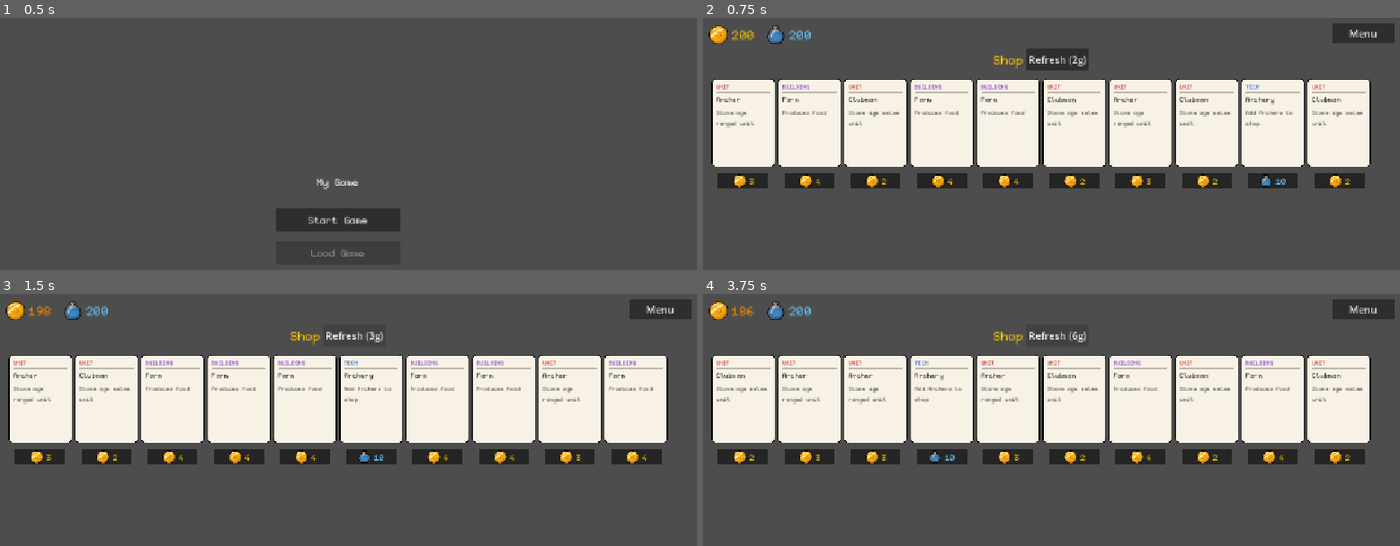
Above: before the commit, frames 1-4 (two rows, left to right).
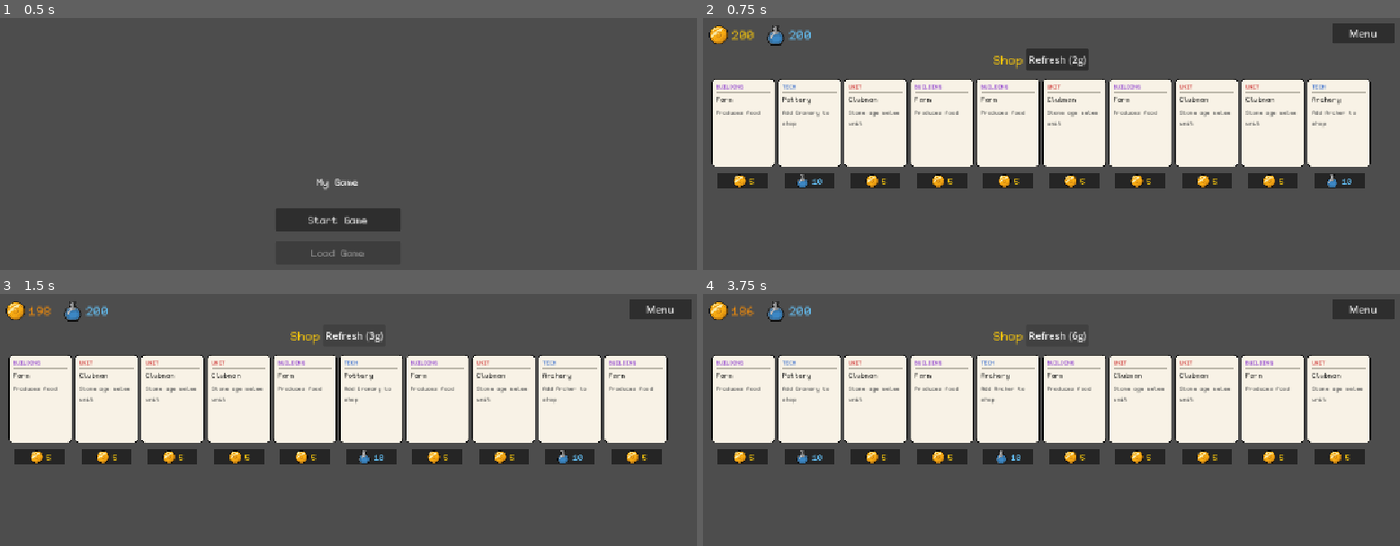
Above: after the commit, the same moments.

Repository: maomoney/proj2
Game: Godot game, scene res://main.tscn
The game is run twice, just before and just after one commit, with the same random seed, the same clock (stepped at 60 frames per second) and the same inputs.
Inputs:
- Up to frame 1 (0.5 s): no input
- Up to frame 2 (0.75 s): click "Start Game" at 0.5 s
- Up to frame 3 (1.5 s): click "Refresh (2g)" at 1.25 s
- Up to frame 4 (3.75 s): click "Refresh (3g)" at 2 s; click "Refresh (4g)" at 2.75 s; click "Refresh (5g)" at 3.5 s

Frame 1 is identical in both runs. In frame 2, 1.4% of the frame differs, in the area x 1-95%, y 2-68%; in frame 3, 1.3%; in frame 4, 1.7%, in the area x 1-93%, y 2-68%.

Commit message:
techs

Diff:
--- a/card_data.gd
+++ b/card_data.gd
@@ -4,12 +4,13 @@
 	"clubman": {
 		"name":        "Clubman",
 		"description": "Stone age melee unit",
-		"cost":        2,
+		"cost":        5,
 	},
 	"archer": {
 		"name":        "Archer",
 		"description": "Stone age ranged unit",
-		"cost":        3,
+		"cost":        7,
+		"requires":	   ["archery"]
 	},
 }
 
@@ -17,15 +18,38 @@
 	"farm": {
 		"name":        "Farm",
 		"description": "Produces food",
-		"cost":        4,
+		"cost":        5,
 	},
+	"granary": {
+		"name":        "Granary",
+		"description": "Adjacent farms +1 yield",
+		"cost":        5,
+		"requires":	   ["pottery"]
+	},
+	"library": {
+		"name":        "Library",
+		"description": "Produces science",
+		"cost":        8,
+		"requires":	   ["writing"]
+	}
 }
 
 const TECHS: Dictionary = {
 	"archery": {
 		"name":        "Archery",
-		"description": "Add Archers to shop",
+		"description": "Add Archer to shop",
 		"cost":        10,
+	},
+	"pottery": {
+		"name":        "Pottery",
+		"description": "Add Granary to shop",
+		"cost":        10,
+	},
+	"writing": {
+		"name":        "Writing",
+		"description": "Add Library to shop",
+		"cost":        20,
+		"requires":	   ["pottery"]
 	},
 }
 
--- a/shop.gd
+++ b/shop.gd
@@ -26,6 +26,7 @@
 var _hand: HandManager
 var _shop_card_dragging: Node2D = null
 var _shop_card_hovered: Node2D = null
+var techs_researched: Array[String] = []
 var _shop_hover_preview: Node2D = null
 var gold := 200
 var science := 200
@@ -114,22 +115,36 @@
 		card.queue_free()
 	cards.clear()
 
-	var all_ids    := CardData.get_all().keys()
-	var building_ids := CardData.BUILDINGS.keys()
-	# var tech_ids     := CardData.TECHS.keys()
+	var all_ids := CardData.get_all().keys()
 
 	# Build the pool: shuffle all ids, pick count with constraints.
-	# Constraint 1: at least 1 building.
+	# Constraint 1: at least 1 building (if any are eligible).
 	# Constraint 2: no duplicate techs.
+	# Constraint 3: skip techs already researched.
+	# Constraint 4: skip cards whose requires[] aren't all in techs_researched.
+	var eligible_ids: Array[String] = []
+	for id in all_ids:
+		var reqs: Array = CardData.get_all().get(id, {}).get("requires", [])
+		var reqs_met := reqs.all(func(r): return techs_researched.has(r))
+		if not reqs_met:
+			continue
+		if CardData.get_type(id) == "Tech" and techs_researched.has(id):
+			continue
+		eligible_ids.append(id)
+
+	var eligible_buildings: Array[String] = []
+	for id in eligible_ids:
+		if CardData.get_type(id) == "Building":
+			eligible_buildings.append(id)
+
 	var pool: Array[String] = []
-	# Reserve one slot for a guaranteed building.
-	pool.append(building_ids[randi() % building_ids.size()])
-	# Fill remaining slots randomly, rejecting tech duplicates.
+	if not eligible_buildings.is_empty():
+		pool.append(eligible_buildings[randi() % eligible_buildings.size()])
 	var used_techs: Dictionary = {}
-	var attempts  := 0
+	var attempts := 0
 	while pool.size() < count and attempts < count * 20:
 		attempts += 1
-		var id: String = all_ids[randi() % all_ids.size()]
+		var id: String = eligible_ids[randi() % eligible_ids.size()]
 		if CardData.get_type(id) == "Tech" and used_techs.has(id):
 			continue
 		if CardData.get_type(id) == "Tech":
@@ -378,9 +393,10 @@
 		return
 	if is_tech:
 		_change_science(-cost)
+		techs_researched.append(card.card_id)
 	else:
 		_change_gold(-cost)
-	_hand.hand_cards.append(card.card_id)
+		_hand.hand_cards.append(card.card_id)
 	_free_cost_label(card)
 	cards.erase(card)
 	card.queue_free()
Binary file changed: assets/beaker.png
